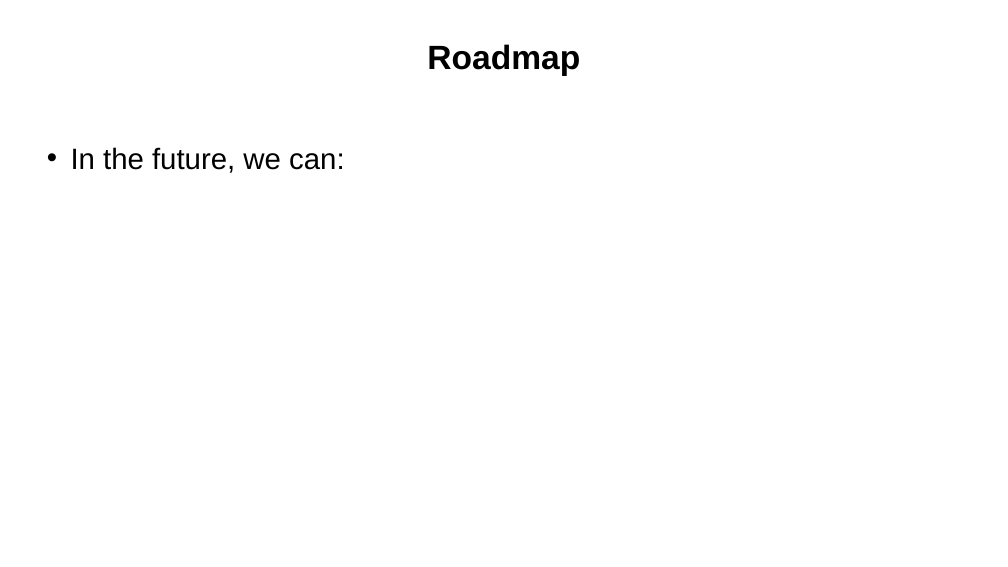
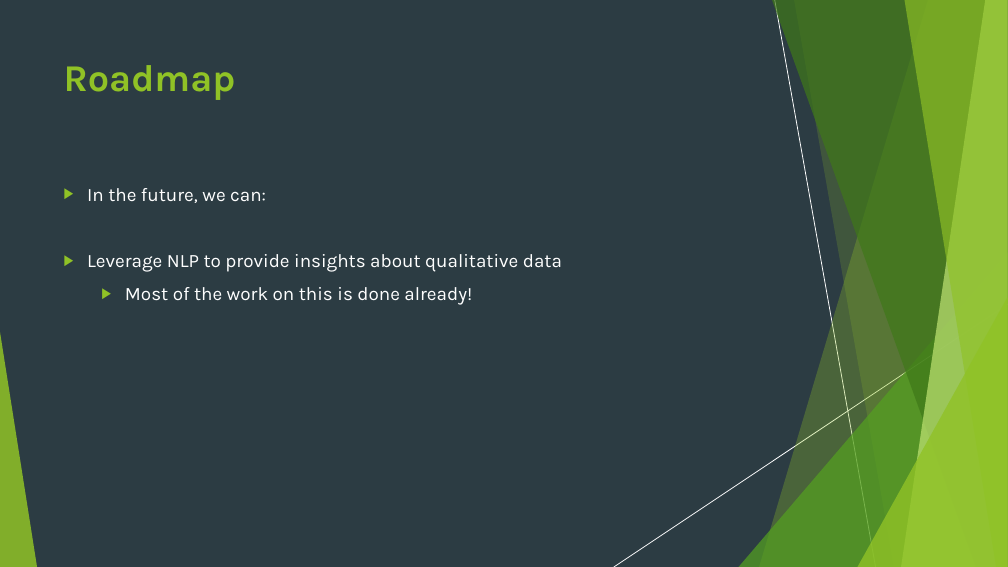
Before and after one commit to London18/team-21, a slide deck: slide 6 of resources/Code for Good - Presentation.pptx. Drawn at 1008x567 pixels with LibreOffice and Linux fonts; fonts in the diff are those of the drawing. Boxes give left, top, right and bottom in pixels: in the first picture for what was removed or moved away, otherwise in the second. Text is boxed around its words. In the diff, an @@ line names an element or a change of style, - is before the commit and + after.

```diff
--- a/resources/Code for Good - Presentation.pptx
+++ b/resources/Code for Good - Presentation.pptx
@@ background #FFFFFF to #2C3C43 @@
@@ group added at (x1=0, y1=0, x2=1008, y2=567): 5 freeform shapes, 3 triangles @@
@@ rectangle added at (x1=0, y1=0, x2=1008, y2=567), fill #2C3C43 @@
@@ text "Roadmap" moved from (x1=427, y1=44, x2=580, y2=76) to (x1=64, y1=65, x2=236, y2=100) @@
@@ text "Roadmap" at (x1=64, y1=65, x2=236, y2=100): size 32 to 36 pt, font Arial to Karla, text colour #000000 to #90C226; alignment centre to left; more space between paragraphs @@
@@ text removed at (x1=71, y1=147, x2=344, y2=173) @@
-• In the future, we can:
@@ text added at (x1=87, y1=188, x2=562, y2=305), 18 pt, text #FFFFFF @@
+▶ In the future, we can:
+▶ Leverage NLP to provide insights about qualitative data
+  ▶ Most of the work on this is done already!
@@ group added at (x1=0, y1=0, x2=1008, y2=567): 5 freeform shapes, 3 triangles, 2 lines @@
@@ group added at (x1=0, y1=0, x2=1008, y2=567): 5 freeform shapes, 3 triangles, 2 lines @@
```
Also in this commit, not shown: 4 other slides changed, 2 slides added, 3 slides removed.
